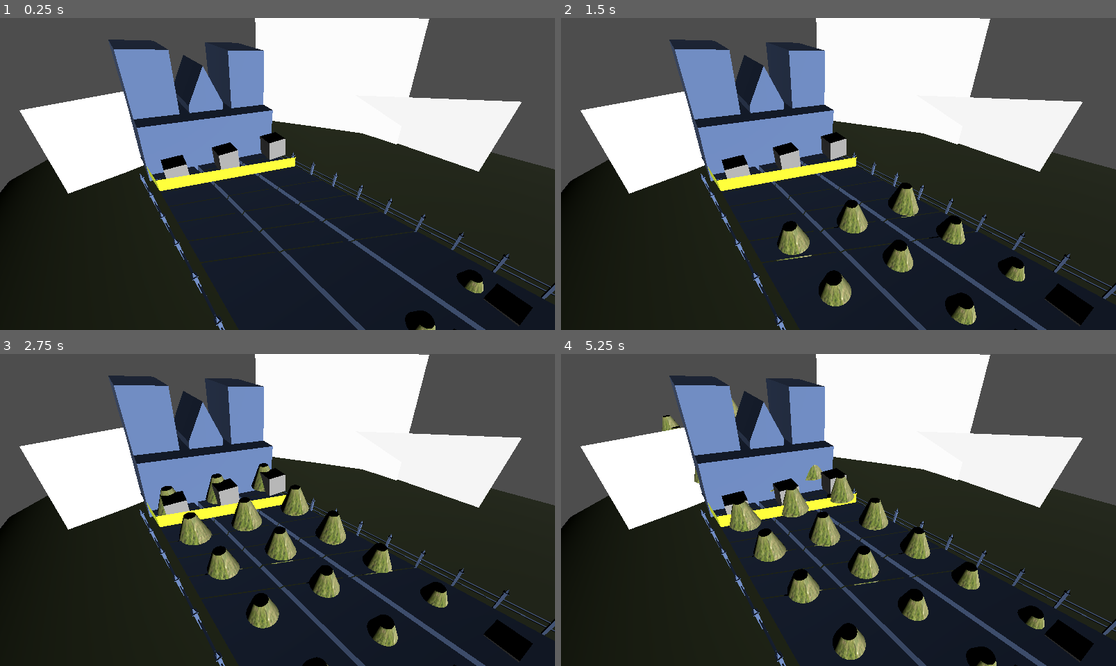
Above: before the commit, frames 1-4 (two rows, left to right).
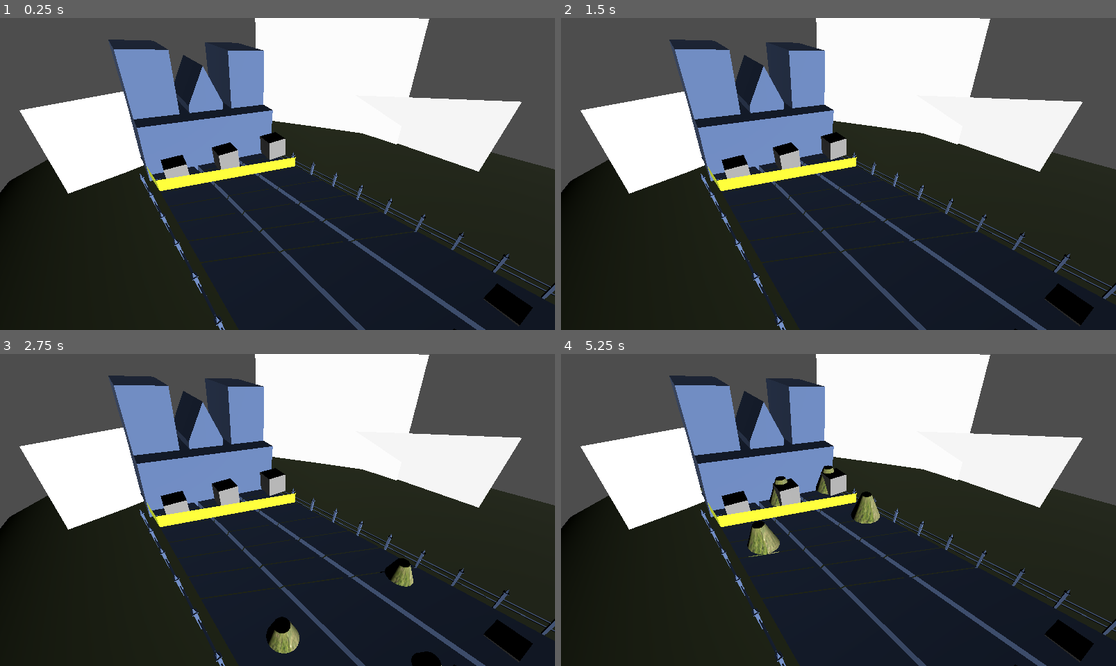
Above: after the commit, the same moments.

Repository: bloshko/rave-keeper
Game: Godot game, scene res://scenes/main.tscn
The game is run twice, just before and just after one commit, with the same random seed, the same clock (stepped at 60 frames per second) and the same inputs.
Inputs:
- Up to frame 1 (0.25 s): no input
- Up to frame 2 (1.5 s): hold Right (ui_right) 0.53-1.28 s; hold Left (ui_left) from 1.28 s (still down)
- Up to frame 3 (2.75 s): release Left (ui_left) at 2.03 s; hold Right (ui_right) from 2.03 s (still down)
- Up to frame 4 (5.25 s): release Right (ui_right) at 3.53 s; hold Left (ui_left) from 3.53 s (still down)

The runs differ from the first frame. In frame 1, 0.5% of the frame differs, in the area x 72-88%, y 80-100%; in frame 2, 3.3%; in frame 3, 6.0%; in frame 4, 6.1%, in the area x 18-88%, y 14-100%.

Commit message:
add preroll

Diff:
--- a/prototyping/music_manager.gd
+++ b/prototyping/music_manager.gd
@@ -4,6 +4,7 @@
 
 @onready var music_back = $Backing
 @onready var music_sting = $Stings
+@onready var preroll_tick_sond = $PrerollTick
 @onready var indicator = $"../Icon"
 
 @export var move_step: int
@@ -11,20 +12,42 @@
 const bpm: float = 116
 
 var seconds_per_beat: float
-var elapsed: float
-var current_beat = 0
+var elapsed: float = 0
+
+var current_beat = -8
+
 var music_events: Dictionary = {}
 
+var is_preroll = true
+
 func _ready() -> void:
-	seconds_per_beat = move_step / (bpm / 60)
+	seconds_per_beat = 1 / (bpm / 60)
 	$"../MusicEventParser".music_events_parsed.connect(_on_receive_parsed_music_events)
 
 func _on_receive_parsed_music_events(parsed_music_events: Dictionary):
 	music_events = parsed_music_events
 
+func _handle_preroll(delta: float):
+	# preroll, should be in sync with approach_beats in enemy manager
+
+	elapsed += delta
+	if elapsed >= seconds_per_beat:
+		preroll_tick_sond.play()
+		current_beat += 1
+		beat.emit(current_beat)
+
+		elapsed -= seconds_per_beat
+
+		# todo: there is some bug with preroll playing on the beat 0
+		if current_beat == 0:
+			is_preroll = false
+
 func _process(delta: float) -> void:
+	if is_preroll:
+		_handle_preroll(delta)
+
 	# Start the song here, so we know the exact tick it's called
-	if not music_back.playing and not music_events.is_empty():
+	if not is_preroll and not music_back.playing and not music_events.is_empty():
 		music_back.play()
 		music_sting.play()
 		music_sting.volume_linear = 0
--- a/scenes/main.tscn
+++ b/scenes/main.tscn
@@ -1,9 +1,10 @@
-[gd_scene load_steps=12 format=3 uid="uid://bvlerh2hfayrm"]
+[gd_scene load_steps=13 format=3 uid="uid://bvlerh2hfayrm"]
 
 [ext_resource type="Script" uid="uid://cjrtt4vyburuq" path="res://prototyping/music_manager.gd" id="1_sugp2"]
 [ext_resource type="Script" uid="uid://cweqg3v7yv2sh" path="res://scripts/enemy_manager.gd" id="1_tbgi4"]
 [ext_resource type="AudioStream" uid="uid://y1regmghqvhg" path="res://audio/ravekeeper_level1.ogg" id="2_jyhfs"]
 [ext_resource type="PackedScene" uid="uid://cvpwbb3vlsd0p" path="res://scenes/enemy.tscn" id="2_tefeu"]
+[ext_resource type="AudioStream" uid="uid://blqy2s23oueyo" path="res://audio/tick.mp3" id="2_tipki"]
 [ext_resource type="AudioStream" uid="uid://dss0sj76b43hv" path="res://audio/ravekeeper_level1_sting.ogg" id="3_tbgi4"]
 [ext_resource type="PackedScene" uid="uid://di3ogo26ly6ok" path="res://models/gargoyle.fbx" id="4_jyhfs"]
 [ext_resource type="Script" uid="uid://c8kdxjgevcjb" path="res://scripts/music_event_parser.gd" id="7_o6xl0"]
@@ -23,6 +24,9 @@
 [node name="MusicManager" type="Node" parent="."]
 script = ExtResource("1_sugp2")
 move_step = 2
+
+[node name="PrerollTick" type="AudioStreamPlayer" parent="MusicManager"]
+stream = ExtResource("2_tipki")
 
 [node name="Backing" type="AudioStreamPlayer" parent="MusicManager"]
 stream = ExtResource("2_jyhfs")
--- a/scripts/enemy_manager.gd
+++ b/scripts/enemy_manager.gd
@@ -27,9 +27,7 @@
 var lane_direction_3 = Vector3.FORWARD;
 var lane_velocity_3 = 1;
 
-
-var velocity = 1.0;
-var approach_beats = 0;
+var approach_beats = 4;
 
 var enemies: Array = [[1, null, 1], [1, 2, null],[null, 3, 3], [1, null, 1],]
 
@@ -37,7 +35,7 @@
 	# todo: use bpm from parsed data
 	var bpm = music_manager.bpm
 
-	var time_to_finish = 5 * 60 / bpm; # 5 is approach_beats
+	var time_to_finish = approach_beats * 60 / bpm; # 5 is approach_beats
 
 	lane_direction_1 = (lane_finish_1.global_position - lane_start_1.global_position).normalized();
 	lane_velocity_1 = lane_start_1.global_position.distance_to(lane_finish_1.global_position) / time_to_finish
@@ -59,22 +57,16 @@
 	spawn_index(index_to_spawn)
 
 func spawn_index(index_to_spawn: int):
-	spawn_enemy(1)
-	spawn_enemy(2)
-
-
 	if enemy_scene == null or index_to_spawn + 1 > enemies.size():
 		return
 
 	var enemies_to_spawn = enemies[index_to_spawn]
 
-	#todo revert
-	#if enemies_to_spawn[0] or true:
-		#spawn_enemy(1)
+	if enemies_to_spawn[0]:
+		spawn_enemy(1)
 
-	#if enemies_to_spawn[1]:
-		#spawn_enemy(2)
-
+	if enemies_to_spawn[1]:
+		spawn_enemy(2)
 
 	if enemies_to_spawn[2]:
 		spawn_enemy(3)
Not shown, added: audio/tick.mp3.import
Not shown, added: audio/tick.mp3
